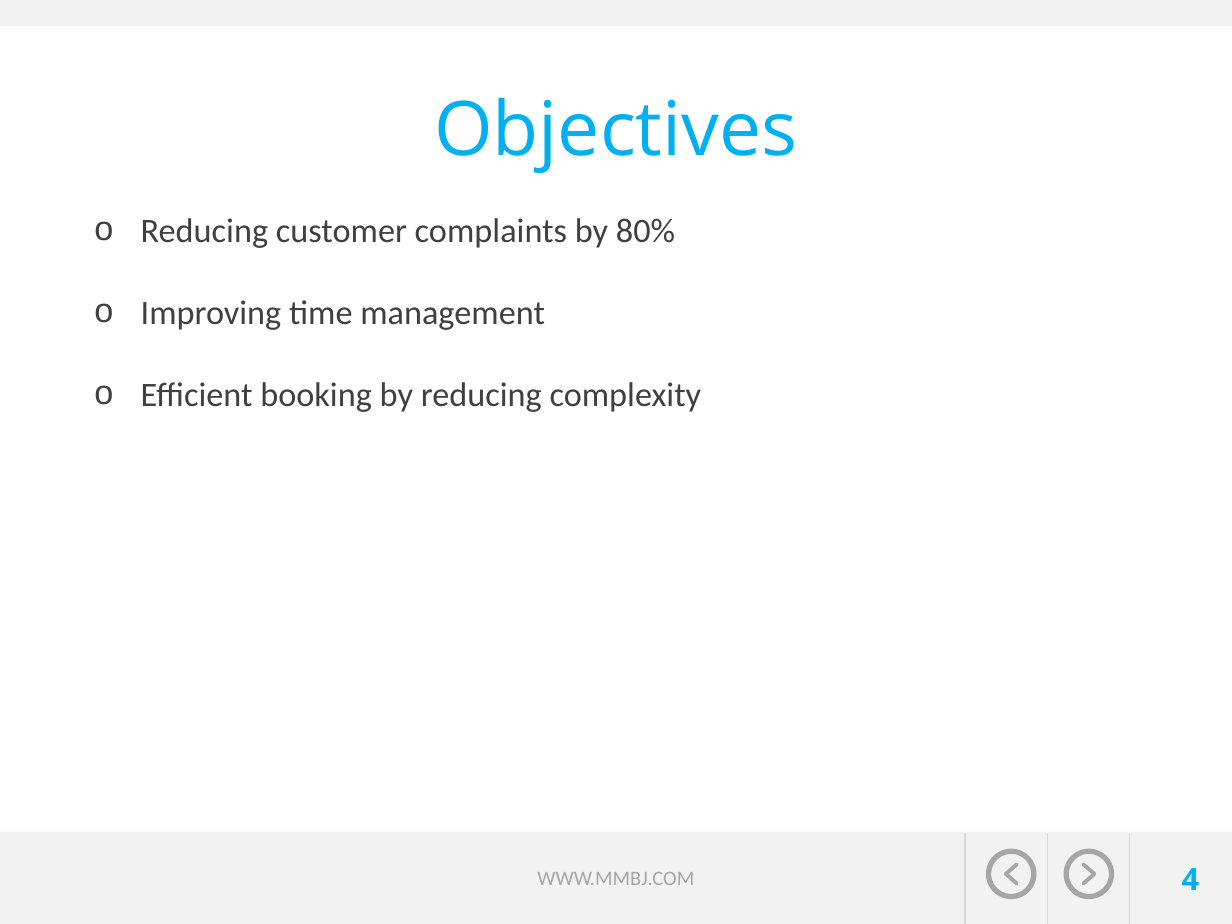
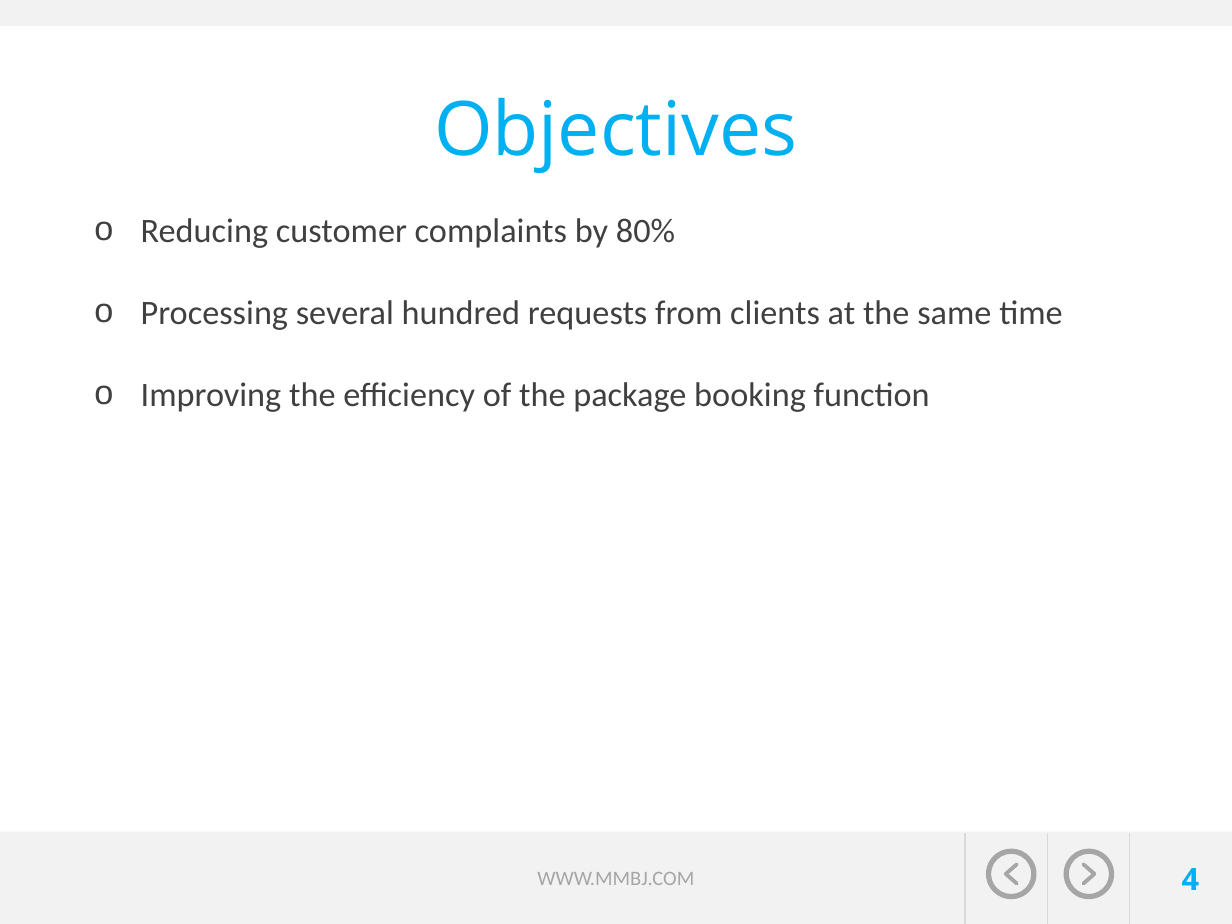
Before and after one commit to jvector-solutions/SAIT-OOSD-Team5, a slide deck: slide 4 of presentation/Travel expert presentation_Group5-John-Megha-Brian-Mahmood.pptx. Drawn at 1232x924 pixels with LibreOffice and Linux fonts; fonts in the diff are those of the drawing; background and template pictures are left out. Boxes give left, top, right and bottom in pixels: in the first picture for what was removed or moved away, otherwise in the second. Text is boxed around its words. In the diff, an @@ line names an element or a change of style, - is before the commit and + after.

```diff
--- a/presentation/Travel expert presentation_Group5-John-Megha-Brian-Mahmood.pptx
+++ b/presentation/Travel expert presentation_Group5-John-Megha-Brian-Mahmood.pptx
@@ text at (141,300,1062,412): text changed @@
-o Improving time management
-o Efficient booking by reducing complexity
+o Processing several hundred requests from clients at the same time
+o Improving the efficiency of the package booking function
```
Also in this commit, not shown: 7 other slides changed, 3 slides added, 3 slides removed.
